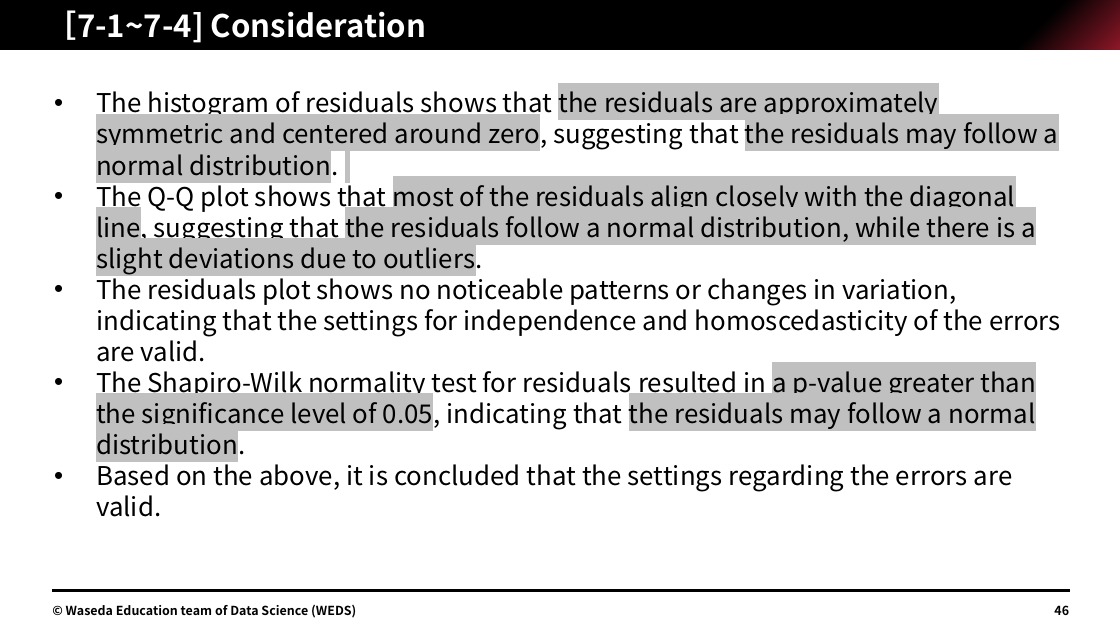
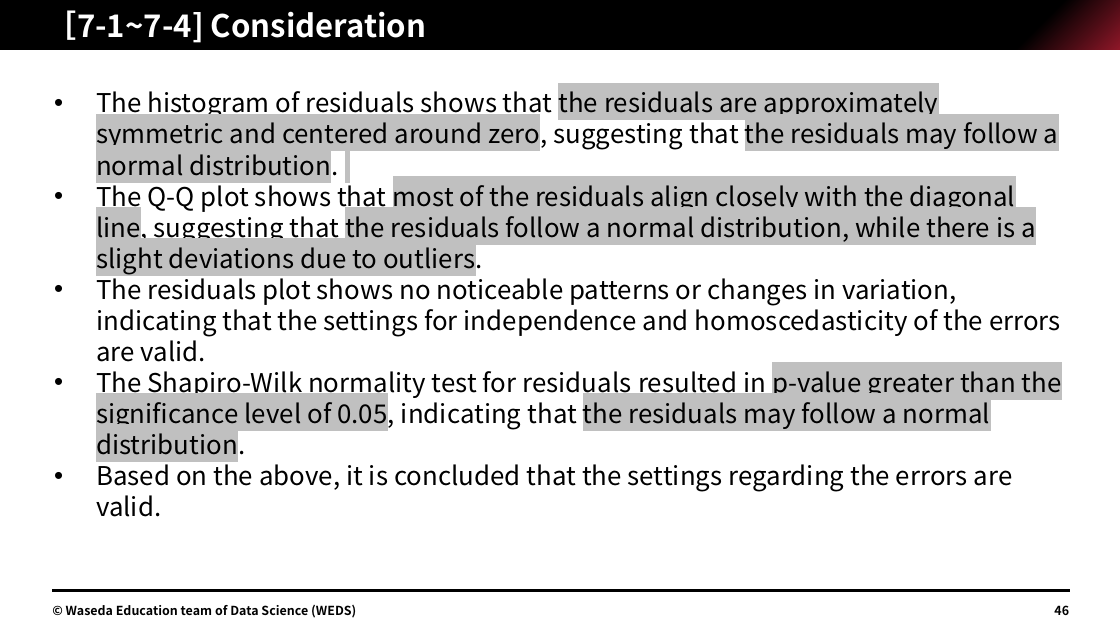
Before and after one commit to Jimin-Park0901/Data-Science, a slide deck: slide 46 of Store_Sale/assignment/1W22CF16.pptx. Drawn at 1120x630 pixels with LibreOffice and Linux fonts; fonts in the diff are those of the drawing. Boxes give left, top, right and bottom in pixels: in the first picture for what was removed or moved away, otherwise in the second. Text is boxed around its words. In the diff, an @@ line names an element or a change of style, - is before the commit and + after.

```diff
--- a/Store_Sale/assignment/1W22CF16.pptx
+++ b/Store_Sale/assignment/1W22CF16.pptx
@@ text at box(96, 371, 1062, 460): text changed @@
-• The Shapiro-Wilk normality test for residuals resulted in a p-value greater than the significance level of 0.05, indicating that the residuals may follow a normal distribution.
+• The Shapiro-Wilk normality test for residuals resulted in p-value greater than the significance level of 0.05, indicating that the residuals may follow a normal distribution.
```
Also in this commit, not shown: 10 other slides changed, 5 other files.
